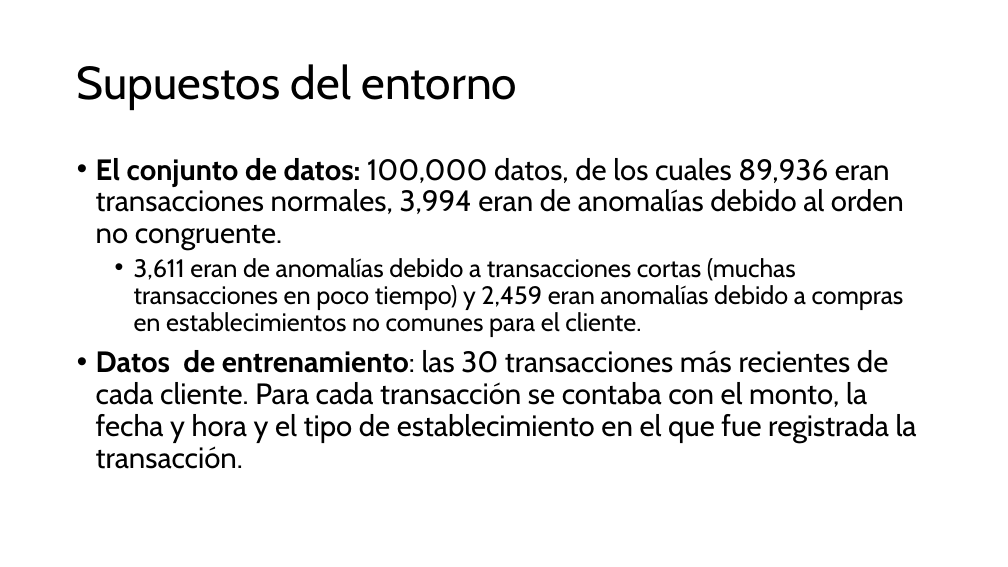
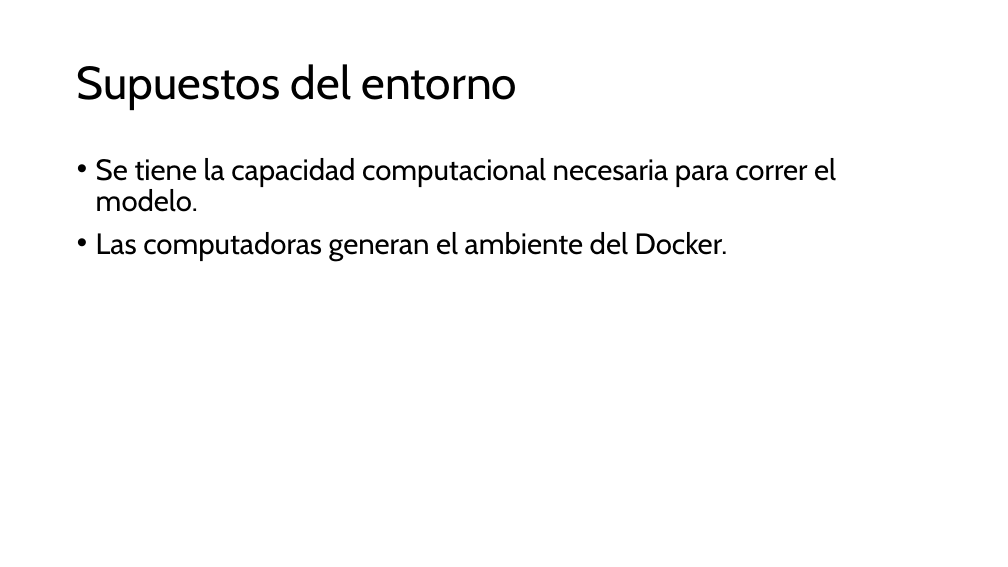
Before and after one commit to ricrod01/PROYECTO_4_DL, a slide deck: slide 7 of docs/Presentacion_Proyecto4.pptx (slide 6 before the commit). Drawn at 1008x567 pixels with LibreOffice and Linux fonts; fonts in the diff are those of the drawing. Boxes give left, top, right and bottom in pixels: in the first picture for what was removed or moved away, otherwise in the second. Text is boxed around its words. In the diff, an @@ line names an element or a change of style, - is before the commit and + after.

Commit message:
Se agregan supuestos de datosy se actualizan los otros supuestos.

```diff
--- a/docs/Presentacion_Proyecto4.pptx
+++ b/docs/Presentacion_Proyecto4.pptx
@@ text at bbox=[96, 158, 836, 261]: text changed @@
-• El conjunto de datos: 100,000 datos, de los cuales 89,936 eran transacciones normales, 3,994 eran de anomalías debido al orden no congruente.
-  • 3,611 eran de anomalías debido a transacciones cortas (muchas transacciones en poco tiempo) y 2,459 eran anomalías debido a compras en establecimientos no comunes para el cliente.
-• Datos de entrenamiento: las 30 transacciones más recientes de cada cliente. Para cada transacción se contaba con el monto, la fecha y hora y el tipo de establecimiento en el que fue registrada la transacción.
+• Se tiene la capacidad computacional necesaria para correr el modelo.
+• Las computadoras generan el ambiente del Docker.
```
Also in this commit, not shown: 1 other slide changed, 1 slide added.
